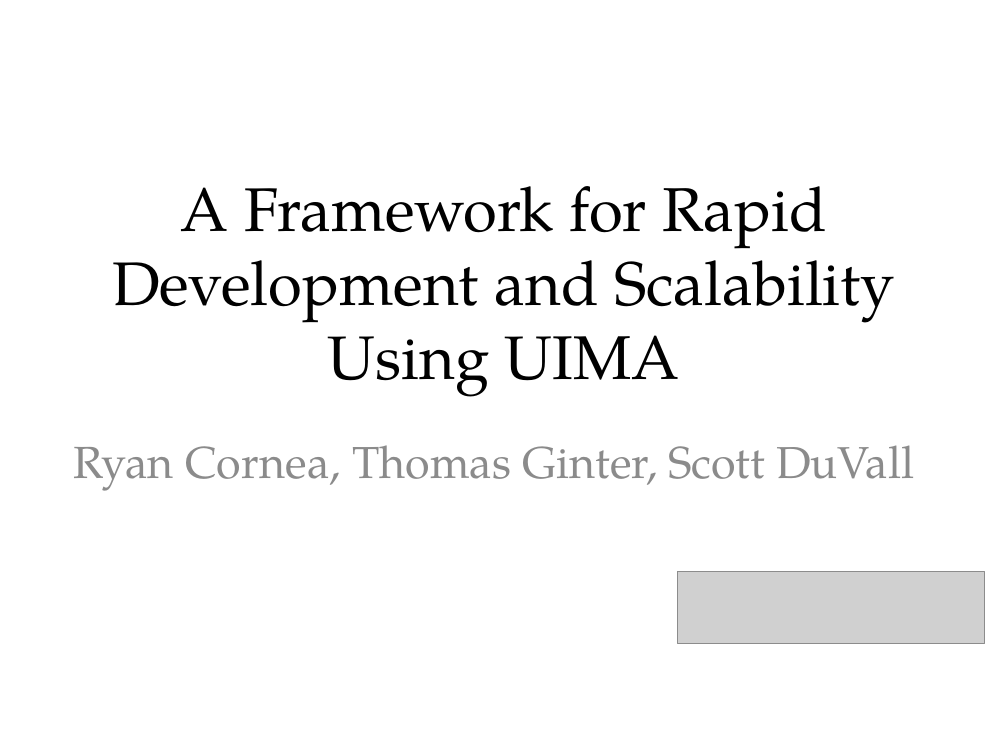
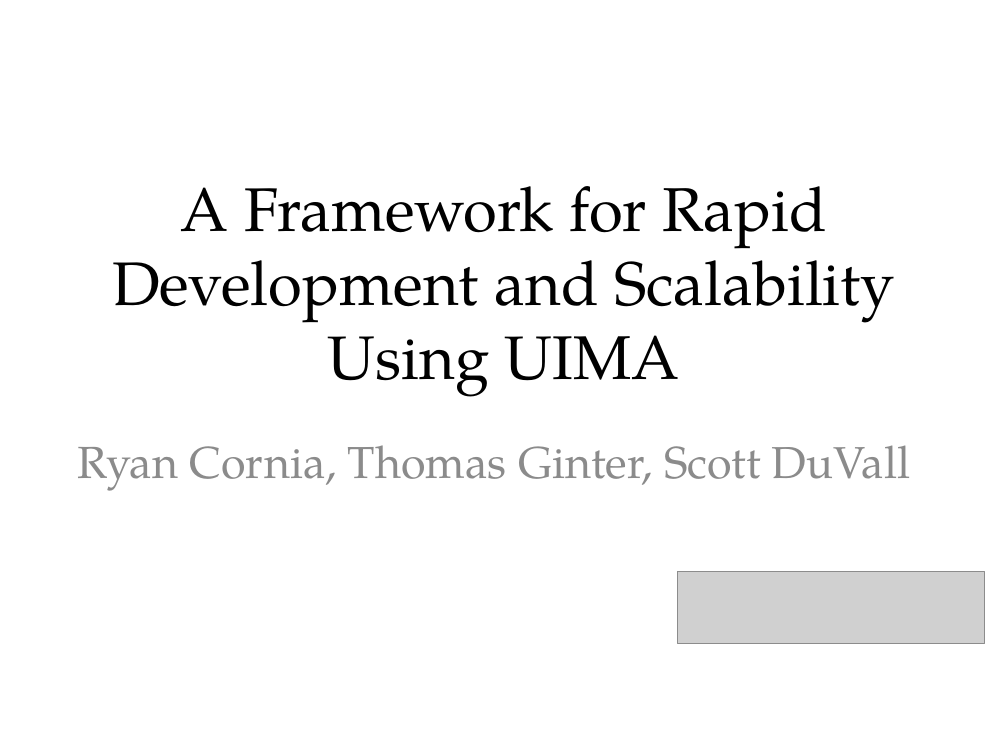
Before and after one commit to department-of-veterans-affairs/Leo, a slide deck: slide 1 of src/site/resources/presentations/Framework_for_Rapid_Development.pptx. Drawn at 1008x756 pixels with LibreOffice and Linux fonts; fonts in the diff are those of the drawing; grey boxes stand for pictures; background and template pictures are left out. Boxes give left, top, right and bottom in pixels: in the first picture for what was removed or moved away, otherwise in the second. Text is boxed around its words. In the diff, an @@ line names an element or a change of style, - is before the commit and + after.

Commit message:
re-arranging presentations

```diff
--- a/src/site/resources/presentations/Framework_for_Rapid_Development.pptx
+++ b/src/site/resources/presentations/Framework_for_Rapid_Development.pptx
@@ subtitle at (x1=78, y1=445, x2=910, y2=491): text changed @@
-Ryan Cornea, Thomas Ginter, Scott DuVall
+Ryan Cornia, Thomas Ginter, Scott DuVall
```
Also in this commit, not shown: 2 other files.
